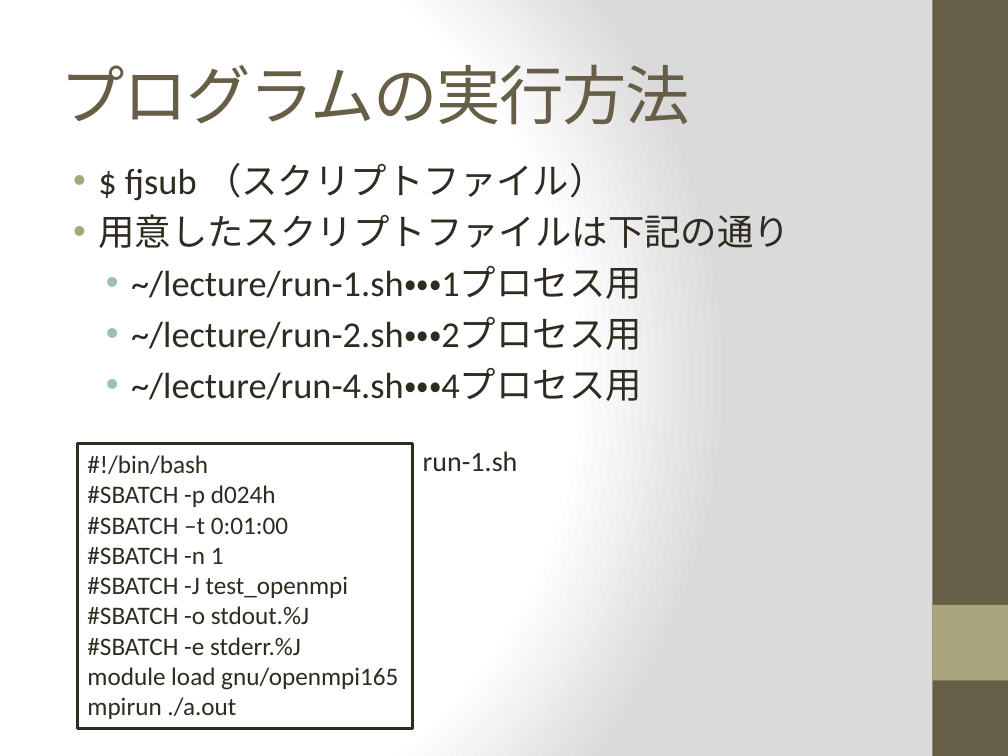
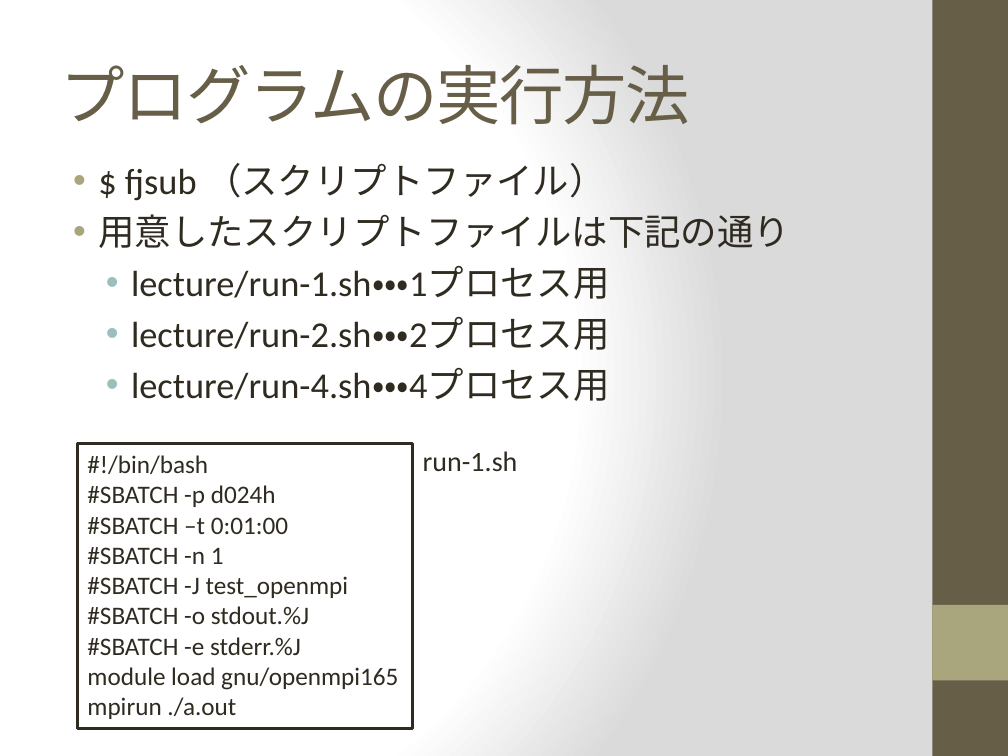
Before and after one commit to XcalableMP/Lecture, a slide deck: slide 4 of misc/FOCUS/FOCUS.pptx. Drawn at 1008x756 pixels with LibreOffice and Linux fonts; fonts in the diff are those of the drawing. Boxes give left, top, right and bottom in pixels: in the first picture for what was removed or moved away, otherwise in the second. Text is boxed around its words. In the diff, an @@ line names an element or a change of style, - is before the commit and + after.

Commit message:
Minor fix

```diff
--- a/misc/FOCUS/FOCUS.pptx
+++ b/misc/FOCUS/FOCUS.pptx
@@ text at box(131, 266, 610, 401): text changed @@
-  • ~/lecture/run-1.sh・・・1プロセス用
-  • ~/lecture/run-2.sh・・・2プロセス用
-  • ~/lecture/run-4.sh・・・4プロセス用
+  • lecture/run-1.sh・・・1プロセス用
+  • lecture/run-2.sh・・・2プロセス用
+  • lecture/run-4.sh・・・4プロセス用
```
Also in this commit, not shown: 1 other slide changed.
